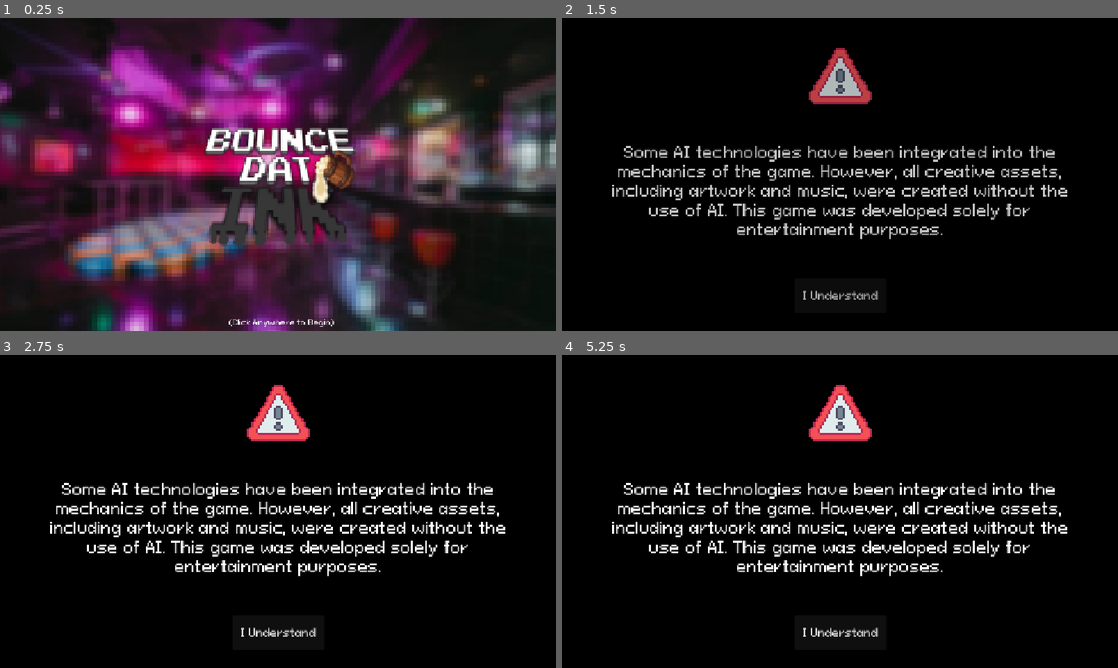
Above: before the commit, frames 1-4 (two rows, left to right).
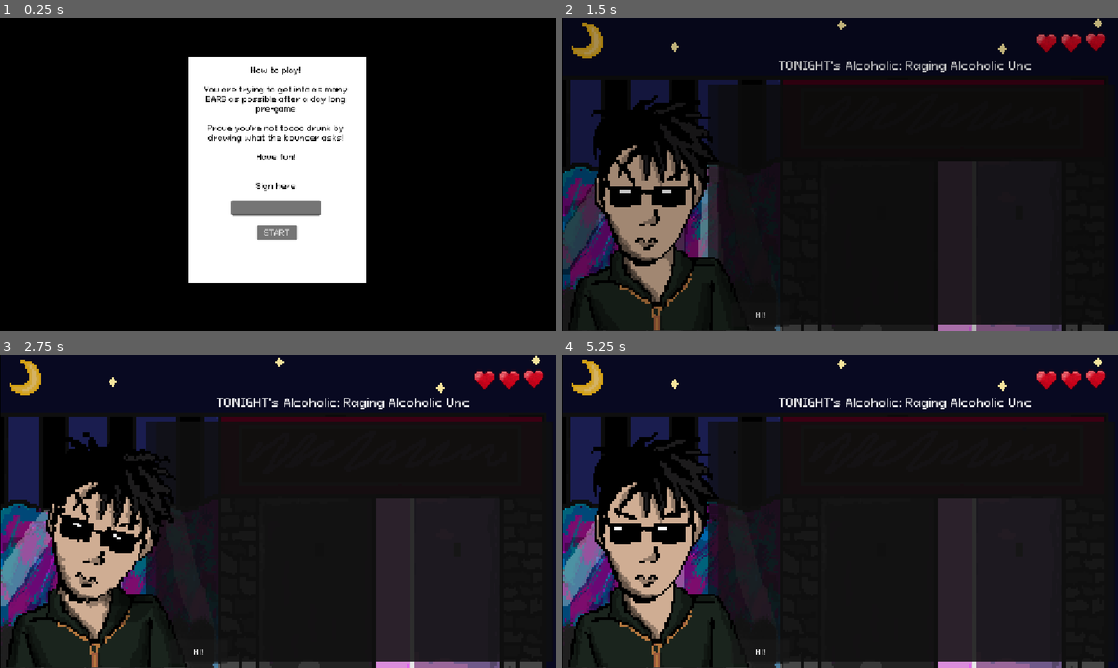
Above: after the commit, the same moments.

Repository: jyatch/bouncer-game
Game: Godot game, scene res://Scenes/HowToPlay.tscn
Same seed, same stepped clock (60 frames per second), same inputs: the game is played once before the commit and once after it. Before the commit the project starts from res://Scenes/Menu.tscn. Sound files missing from this copy of the repository are replaced by a short silence.
Inputs (mouse positions are in pixels of both pictures, inside the frame that each line leads up to):
- Up to frame 1 (0.25 s): no input
- Up to frame 2 (1.5 s): click (840, 233) at 0.5 s, where only the run after the commit has a clickable "START"; tap Enter at 1.25 s; move the mouse to (962, 158) at 1.27 s; hold D from 1.28 s (still down); tap Z at 1.35 s; click (962, 158) at 1.42 s
- Up to frame 3 (2.75 s): tap Space at 1.52 s; release D at 2 s; drag from (166, 527) to (250, 574) at 2.02 s
- Up to frame 4 (5.25 s): move the mouse to (895, 442) at 2.77 s; hold D 2.78-3.5 s; tap K at 2.85 s; drag from (812, 574) to (673, 464) at 3.52 s; move the mouse to (1006, 558) at 4.27 s; hold Down 4.28-5 s; tap B at 4.35 s; tap Space at 4.52 s; drag from (673, 464) to (756, 433) at 5.02 s

The runs differ from the first frame. In frame 1, 79% of the frame differs, in the area x 0-100%, y 0-100%; in frame 2, 50%; in frame 3, 56%; in frame 4, 57%.

Commit message:
Patrick added

Diff:
--- a/Scenes/Main.tscn
+++ b/Scenes/Main.tscn
@@ -6,6 +6,7 @@
 [ext_resource type="Texture2D" uid="uid://ewsjptiyfmt2" path="res://Images/aakash-sprite.png" id="2_idj7w"]
 [ext_resource type="Texture2D" uid="uid://0tqkfijumvvw" path="res://Images/jake-sprite.png" id="4_rgh2o"]
 [ext_resource type="Texture2D" uid="uid://bmtbstib5d5os" path="res://Images/text-bubble-pixilart.png" id="5_v1gob"]
+[ext_resource type="Texture2D" uid="uid://bbh6jffcrg1b3" path="res://Images/patrick-sprite.png" id="6_4kpch"]
 [ext_resource type="FontFile" uid="uid://blxtr3o4uc1kv" path="res://fonts/PixeloidSans-lxa3y.ttf" id="6_jw32o"]
 [ext_resource type="Texture2D" uid="uid://bhpjxysf2fg3t" path="res://Images/FreeHorrorUi.png" id="7_jw32o"]
 [ext_resource type="Texture2D" uid="uid://b4r8jj7fkh21s" path="res://Images/wasted (1).png" id="8_wasted"]
@@ -107,6 +108,18 @@
 atlas = ExtResource("4_rgh2o")
 region = Rect2(200, 0, 100, 100)
 
+[sub_resource type="AtlasTexture" id="AtlasTexture_0sclb"]
+atlas = ExtResource("6_4kpch")
+region = Rect2(0, 0, 100, 100)
+
+[sub_resource type="AtlasTexture" id="AtlasTexture_sxkr1"]
+atlas = ExtResource("6_4kpch")
+region = Rect2(100, 0, 100, 100)
+
+[sub_resource type="AtlasTexture" id="AtlasTexture_fq0cl"]
+atlas = ExtResource("6_4kpch")
+region = Rect2(200, 0, 100, 100)
+
 [sub_resource type="SpriteFrames" id="SpriteFrames_yd04n"]
 animations = [{
 "frames": [{
@@ -127,7 +140,7 @@
 }],
 "loop": 1,
 "name": &"Aakash",
-"speed": 5.0
+"speed": 3.0
 }, {
 "frames": [{
 "duration": 1.0,
@@ -141,7 +154,21 @@
 }],
 "loop": 1,
 "name": &"Jake",
-"speed": 5.0
+"speed": 3.0
+}, {
+"frames": [{
+"duration": 1.0,
+"texture": SubResource("AtlasTexture_0sclb")
+}, {
+"duration": 1.0,
+"texture": SubResource("AtlasTexture_sxkr1")
+}, {
+"duration": 1.0,
+"texture": SubResource("AtlasTexture_fq0cl")
+}],
+"loop": 1,
+"name": &"Patrick",
+"speed": 3.0
 }]
 
 [node name="Main" type="Node2D" unique_id=1064176562]
@@ -182,8 +209,7 @@
 position = Vector2(173, 401.00003)
 scale = Vector2(4.3650002, 4.91)
 sprite_frames = SubResource("SpriteFrames_yd04n")
-animation = &"Jake"
-frame_progress = 0.5167927
+animation = &"Aakash"
 
 [node name="SpeechBubble" type="TextureRect" parent="." unique_id=603636473]
 modulate = Color(1, 1, 1, 0.8784314)
--- a/Scripts/main.gd
+++ b/Scripts/main.gd
@@ -37,7 +37,7 @@
 
 func _ready() -> void:
 	nametag.text = "TONIGHT's Alcoholic: " + PlayerData.player_name
-	bouncer.play("Jake")
+	bouncer.play("Patrick")
 	BG.play()
 
 	paper.hide()
--- a/project.godot
+++ b/project.godot
@@ -11,7 +11,7 @@
 [application]
 
 config/name="Bouncer Game"
-run/main_scene="uid://b0e1fynjdl35t"
+run/main_scene="uid://c7iau3nky63kh"
 config/features=PackedStringArray("4.7", "Forward Plus")
 config/icon="res://Images/icon.svg"
 
Binary file added: Images/patrick-sprite.png
Not shown, added: Images/patrick-sprite.png.import
Binary file added: Images/you-text-pixilart.png
Not shown, added: Images/you-text-pixilart.png.import
